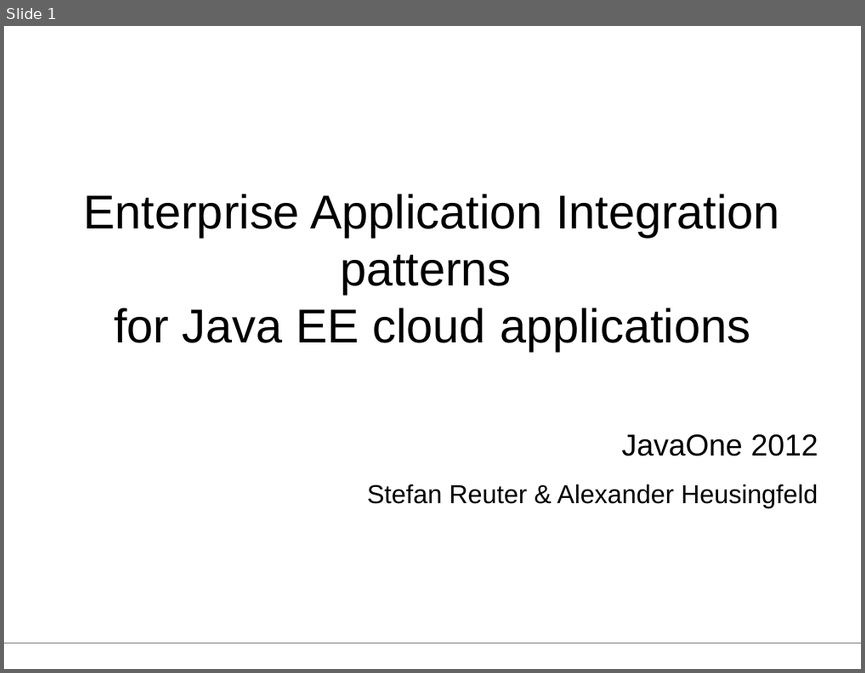
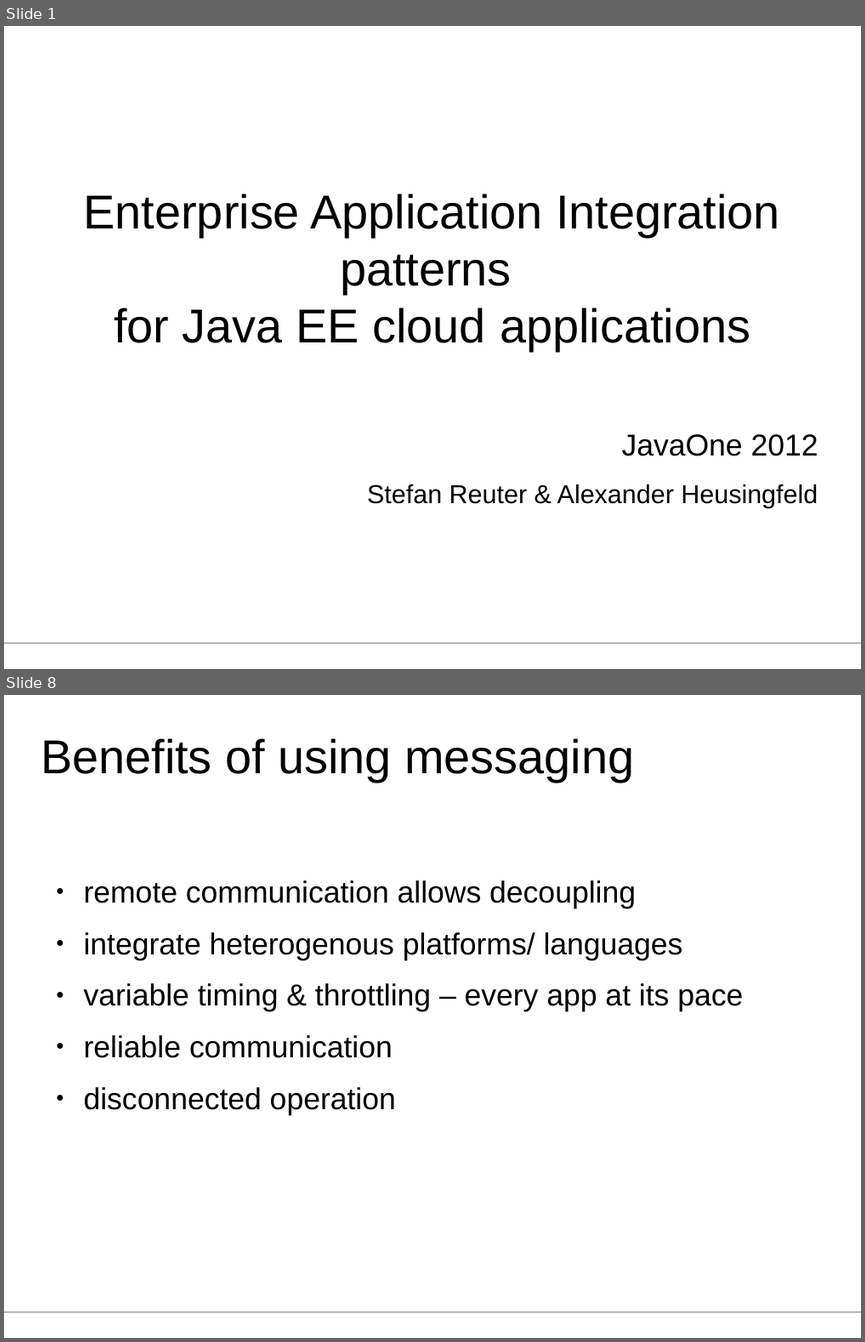
Before and after one commit to aheusingfeld/javaone2012, a slide deck: slides/eai-slides.odp. Shown one above the other, each under a label of ours: slide 1 before the commit, slides 1 and 8 after it; the slides between them are not shown. The pictures are 865x673 and 865x1342 pixels, drawn with LibreOffice and Linux fonts; fonts in the diff are those of the drawing. Boxes give left, top, right and bottom in pixels: in the first picture for what was removed or moved away, otherwise in the second. Text is boxed around its words. In the diff, an @@ line names an element or a change of style, - is before the commit and + after.

```diff
--- a/slides/eai-slides.odp
+++ b/slides/eai-slides.odp
@@ slide 8 added at box(4, 695, 861, 1338), background #FFFFFF; not listed: 1 template element that a slide beside it also shows @@
@@ title added at box(41, 738, 634, 782), 44 pt, text #000000 @@
+Benefits of using messaging
@@ text added at box(84, 880, 743, 1115), 28 pt, text #000000 @@
+● remote communication allows decoupling
+● integrate heterogenous platforms/ languages
+● variable timing & throttling – every app at its pace
+● reliable communication
+● disconnected operation
```
Also in this commit, not shown: 7 slides changed, 5 other slides added, 2 slides removed, 1 other file.
